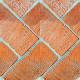
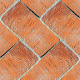
Layered file, before and after one edit (80×80). Changes by layer:
added layer "貼り付けられたレイヤー" above "floor.jpg" over [0, 0, 80, 80]
